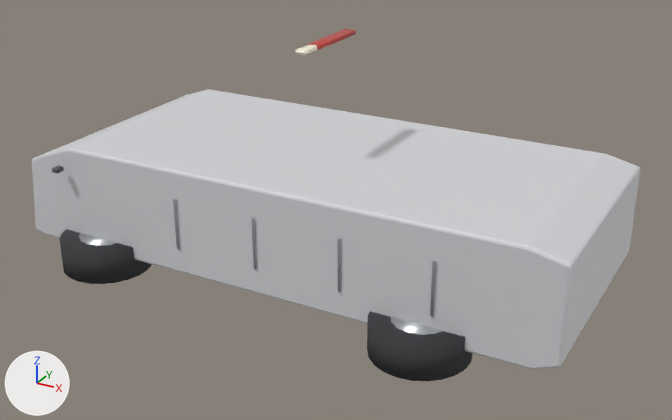
A saved change to the glTF model native/assets/cars/ambulance.glb.
One viewpoint serves both versions: a camera (50 mm lens) standing at (7.8, -8.22, 4.97) and looking at (3.32, -0.09, 0.9). The axes (+X, +Y, +Z) are drawn at lower left. The lights are the same throughout. The first picture is the older version. Vertices at exactly the same position are counted once.

In view in the first picture: 'body_main', 'trim_rim__front_r', 'trim_rim__rear_r', 'wheel_front_r', 'wheel_rear_r' and 7 more.
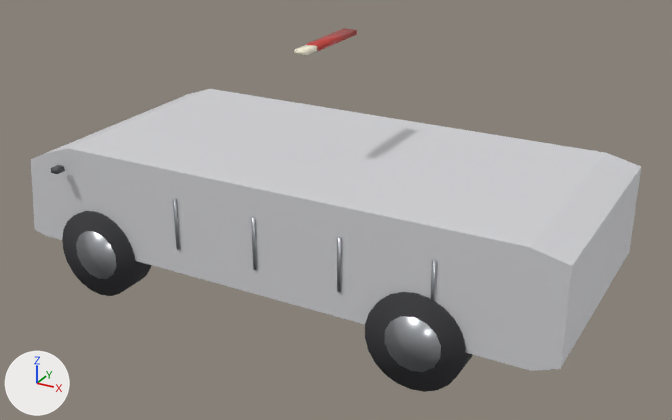
Where the newer file only moved an object's origin or applied its transform, the numbers keep the older frame.

What differs and where, as boxes (x1, y1, x2, y2) in the pictures (672 x 420 px):
'body_main', reshaped, turned
    before: (32, 89, 640, 369)
    after: (31, 89, 641, 371)
'wheel_rear_r', turned
    before: (367, 311, 473, 381)
    after: (365, 292, 473, 392)
'wheel_front_r', turned
    before: (59, 229, 152, 284)
    after: (62, 211, 151, 296)
'trim_rim__rear_r', turned
    before: (391, 316, 442, 335)
    after: (384, 316, 441, 372)
'trim_rim__front_r', turned
    before: (79, 233, 117, 246)
    after: (76, 231, 116, 279)

Diff of the bpy script that builds the scene:
```diff
--- a/native/assets/cars/ambulance.glb.py
+++ b/native/assets/cars/ambulance.glb.py
@@ me_body_main @@
 # used by ob_body_main; location = (0.0, 0.0, 0.0)
-me_body_main.from_pydata(...)  # 86 vertices, 168 faces; spans x 0.0..6.2, y -1.3..1.3, z 0.38..1.56
+me_body_main.from_pydata(...)  # 18 vertices, 32 faces; spans x 0.0..6.2, y 0.38..1.56, z -1.3..1.3
+# me_body_main part 1: the whole mesh is rebuilt
 me_body_main.materials.append(mat_paint)
@@ me_cylinder_004 @@
 # used by ob_wheel_front_r; location = (0.0, 0.0, 0.0)
-me_cylinder_004.from_pydata(...)  # 44 vertices, 84 faces; spans x 0.497..1.487, y -1.692..-0.692, z 0.18..0.54
+me_cylinder_004.from_pydata(...)  # 44 vertices, 84 faces; spans x 0.497..1.487, y -1.372..-1.012, z -0.14..0.86
+# me_cylinder_004 part 2: the whole mesh is turned -90 degrees about the x axis through its middle
 me_cylinder_004.materials.append(mat_rubber)
@@ me_cylinder_005 @@
 # used by ob_trim_rim__front_r; location = (0.0, 0.0, 0.0)
-me_cylinder_005.from_pydata(...)  # 28 vertices, 52 faces; spans x 0.709..1.275, y -1.482..-0.902, z 0.173..0.547
+me_cylinder_005.from_pydata(...)  # 28 vertices, 52 faces; spans x 0.709..1.275, y -1.379..-1.005, z 0.07..0.65
+# me_cylinder_005 part 3: the whole mesh is turned -90 degrees about the x axis through its middle
 me_cylinder_005.materials.append(mat_trim)
@@ me_cylinder_006 @@
 # used by ob_wheel_rear_r; location = (0.0, 0.0, 0.0)
-me_cylinder_006.from_pydata(...)  # 44 vertices, 84 faces; spans x 4.341..5.331, y -1.692..-0.692, z 0.18..0.54
+me_cylinder_006.from_pydata(...)  # 44 vertices, 84 faces; spans x 4.341..5.331, y -1.372..-1.012, z -0.14..0.86
+# me_cylinder_006 part 4: the whole mesh is turned -90 degrees about the x axis through its middle
 me_cylinder_006.materials.append(mat_rubber)
@@ me_cylinder_007 @@
 # used by ob_trim_rim__rear_r; location = (0.0, 0.0, 0.0)
-me_cylinder_007.from_pydata(...)  # 28 vertices, 52 faces; spans x 4.553..5.119, y -1.482..-0.902, z 0.173..0.547
+me_cylinder_007.from_pydata(...)  # 28 vertices, 52 faces; spans x 4.553..5.119, y -1.379..-1.005, z 0.07..0.65
+# me_cylinder_007 part 5: the whole mesh is turned -90 degrees about the x axis through its middle
 me_cylinder_007.materials.append(mat_trim)
@@ ob_body_main @@
 ob_body_main.location = (0.0, 0.0, 0.0)
+ob_body_main.rotation_euler = (1.571, 0.0, 0.0)  # degrees (90, 0, 0)
```
